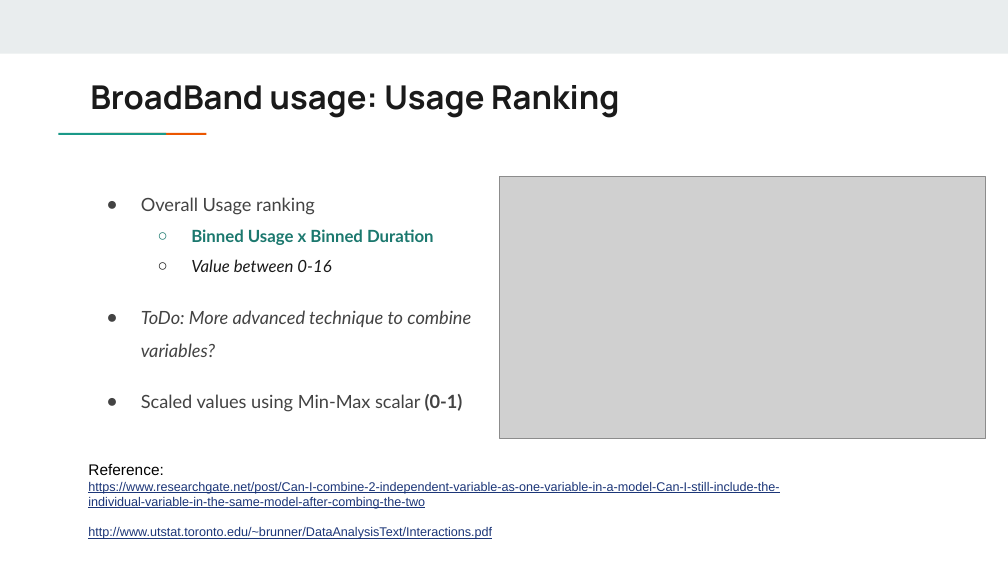
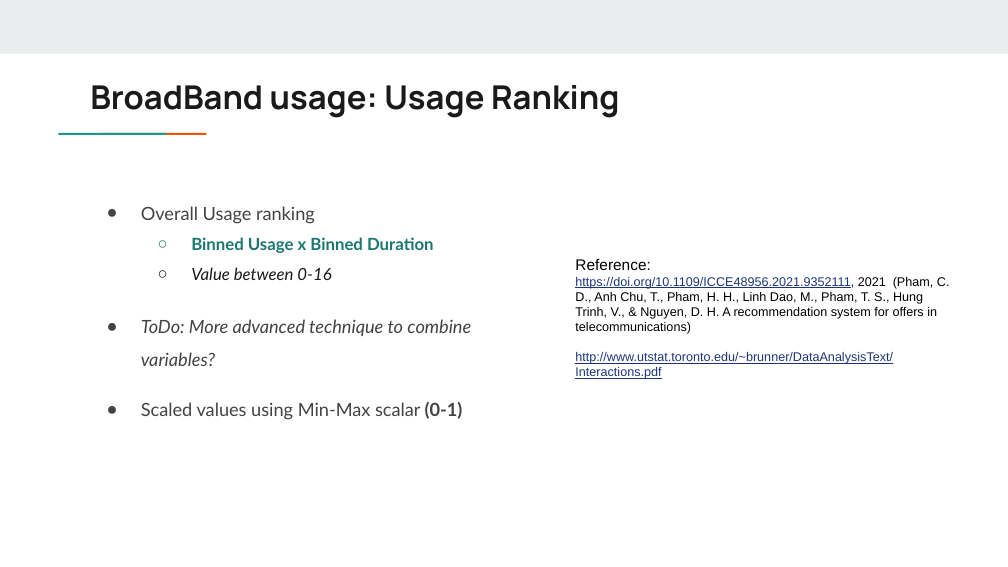
Before and after one commit to cmadusankahw/leve-4-research-hybrid-recommender-for-fixed-line-telco, a slide deck: slide 21 of documents/presentations/SLT project - Data Engineering Flow.pptx. Drawn at 1008x567 pixels with LibreOffice and Linux fonts; fonts in the diff are those of the drawing; grey boxes stand for pictures. Boxes give left, top, right and bottom in pixels: in the first picture for what was removed or moved away, otherwise in the second. Text is boxed around its words. In the diff, an @@ line names an element or a change of style, - is before the commit and + after.

```diff
--- a/documents/presentations/SLT project - Data Engineering Flow.pptx
+++ b/documents/presentations/SLT project - Data Engineering Flow.pptx
@@ picture removed at (500,176,986,438) @@
@@ text "Overall Usage ranking": place and size @@
-text "Overall Usage ranking" at (141,197,471,412)
+text "Overall Usage ranking" at (141,206,471,420)
@@ text added at (575,259,950,379), 9 pt, text #000000 @@
+Reference:
+https://doi.org/10.1109/ICCE48956.2021.9352111, 2021 (Pham, C. D., Anh Chu, T., Pham, H. H., Linh Dao, M., Pham, T. S., Hung Trinh, V., & Nguyen, D. H. A recommendation system for offers in telecommunications)
+http://www.utstat.toronto.edu/~brunner/DataAnalysisText/Interactions.pdf
@@ text removed at (88,464,779,539) @@
-Reference:
-https://www.researchgate.net/post/Can-I-combine-2-independent-variable-as-one-variable-in-a-model-Can-I-still-include-the-individual-variable-in-the-same-model-after-combing-the-two
-http://www.utstat.toronto.edu/~brunner/DataAnalysisText/Interactions.pdf
```
Also in this commit, not shown: 5 other slides changed, 5 slides added, 1 slide removed, 11 other files.
